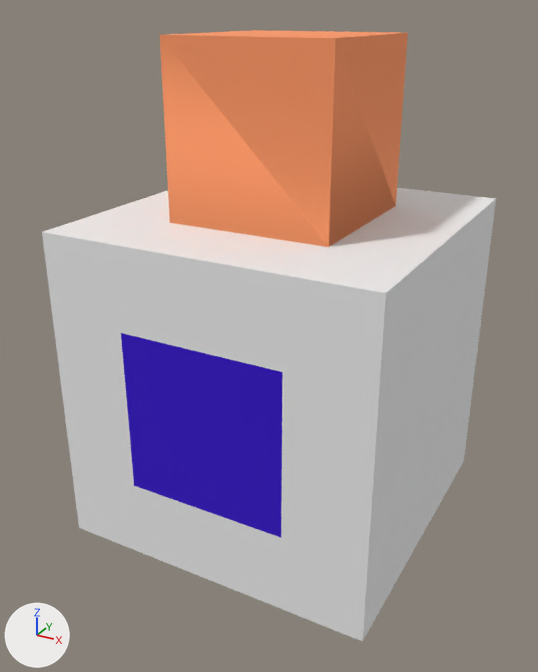
Before and after pictures for a commit that changed the OBJ model assets/models/ingredients/KrakenInk.obj.
Before and after are seen from a camera (50 mm lens) standing at (0.403, -0.779, 0.725) and looking at (-0.018, -0.014, 0.342). Lighting does not change. The marker at lower left points along +X, +Y and +Z. Where no turn or scale is listed for an object, it has been applied to the vertices.

Script lines for the objects in view, before the commit:
```python
me_untitled = bpy.data.meshes.new('Untitled')
me_untitled.from_pydata(...)  # 32 vertices, 64 faces; spans x -0.2..0.2, y -0.2..0.2, z 0.0..0.7
me_untitled.materials.append(mat_palette_005)  # picture img_krakenink_png
ob_untitled = bpy.data.objects.new('Untitled', me_untitled)
ob_untitled.location = (0.0, 0.0, 0.0)
```
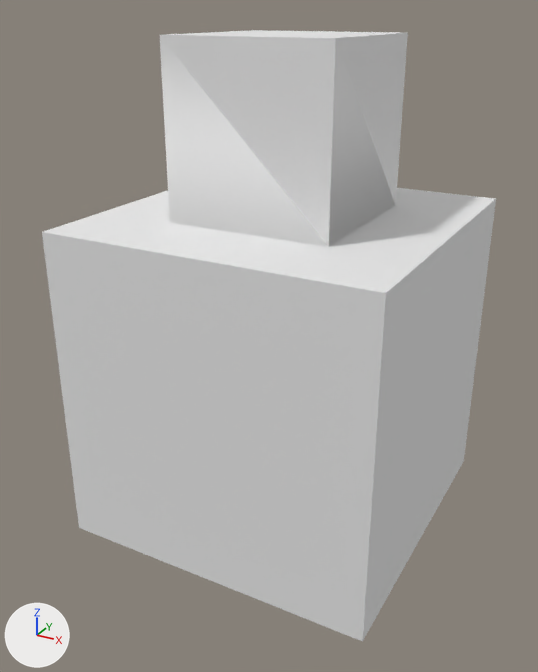
Where the change shows, as pixel boxes (x1, y1, x2, y2) in the pictures (538 x 672 px):
'Untitled', recoloured: (118, 30, 408, 540) in both

What the commit changed:
Material 'palette' (mat_palette) is new.
Its base color is (0.8, 0.8, 0.8) (white #e7e7e7).
Its roughness is 1.0.
me_untitled has 32 vertices, 64 faces and spans x -0.2..0.2, y -0.2..0.2, z 0.0..0.7.
me_untitled no longer uses material mat_palette_005 (picture img_krakenink_png).
me_untitled now uses material mat_palette (white #e7e7e7).
